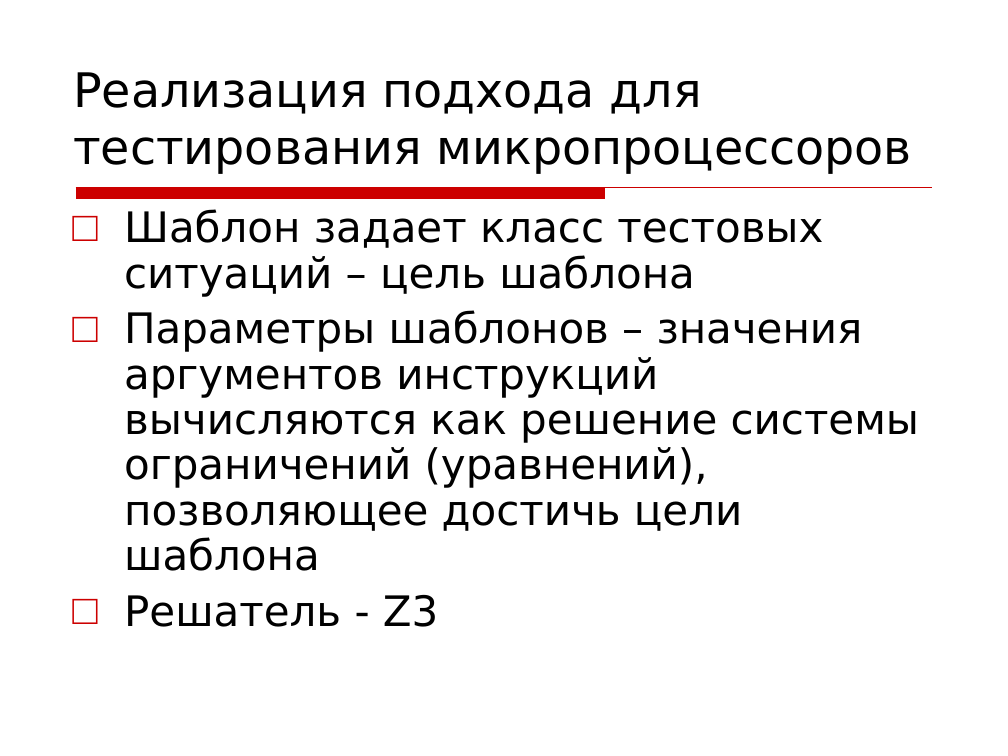
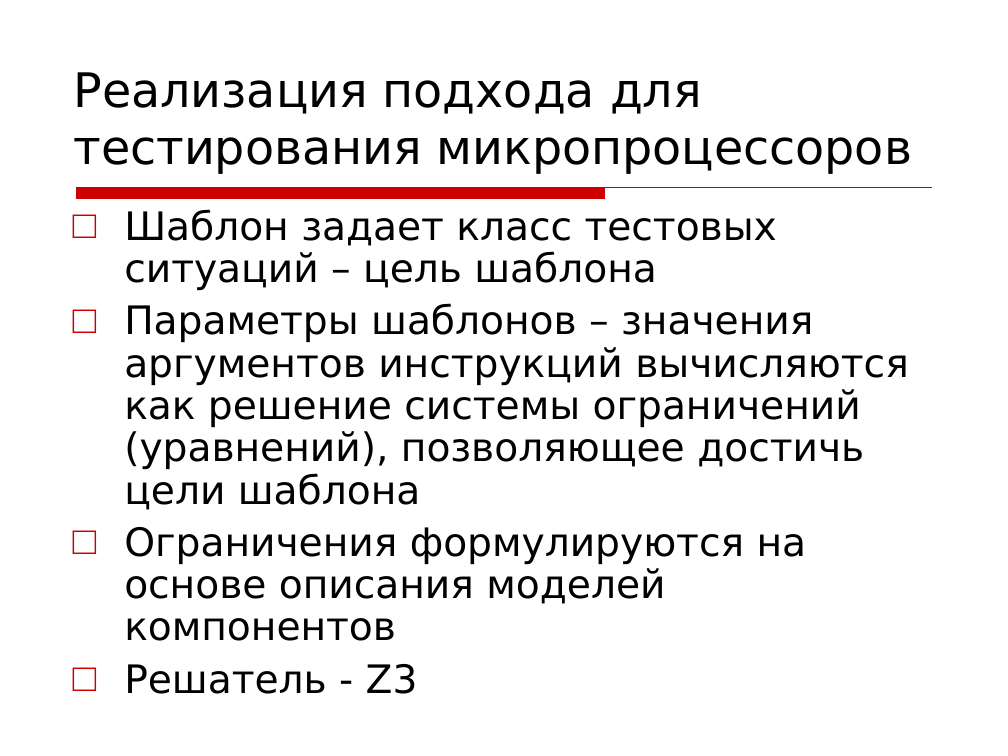
Before and after one commit to kornevgen/tesla-project, a slide deck: slide 10 of papers/unpublished/Tihonov09/tikh-slides.ppt (slide 12 before the commit). Drawn at 1008x756 pixels with LibreOffice and Linux fonts; fonts in the diff are those of the drawing; background and template pictures are left out. Boxes give left, top, right and bottom in pixels: in the first picture for what was removed or moved away, otherwise in the second. Text is boxed around its words. In the diff, an @@ line names an element or a change of style, - is before the commit and + after.

```diff
--- a/papers/unpublished/Tihonov09/tikh-slides.ppt
+++ b/papers/unpublished/Tihonov09/tikh-slides.ppt
@@ text at (124,209,909,510): size 30 to 28 pt in "Шаблон задает класс тестовых ситуаций – цель ...", "Параметры шаблонов – значения аргументов инструкций вычисляю ...", "Решатель - Z3" @@
@@ text at (124,527,807,641): paragraph added @@
+□ Ограничения формулируются на основе описания моделей компонентов
```
Also in this commit, not shown: 12 other slides changed, 1 slide added, 3 slides removed.
